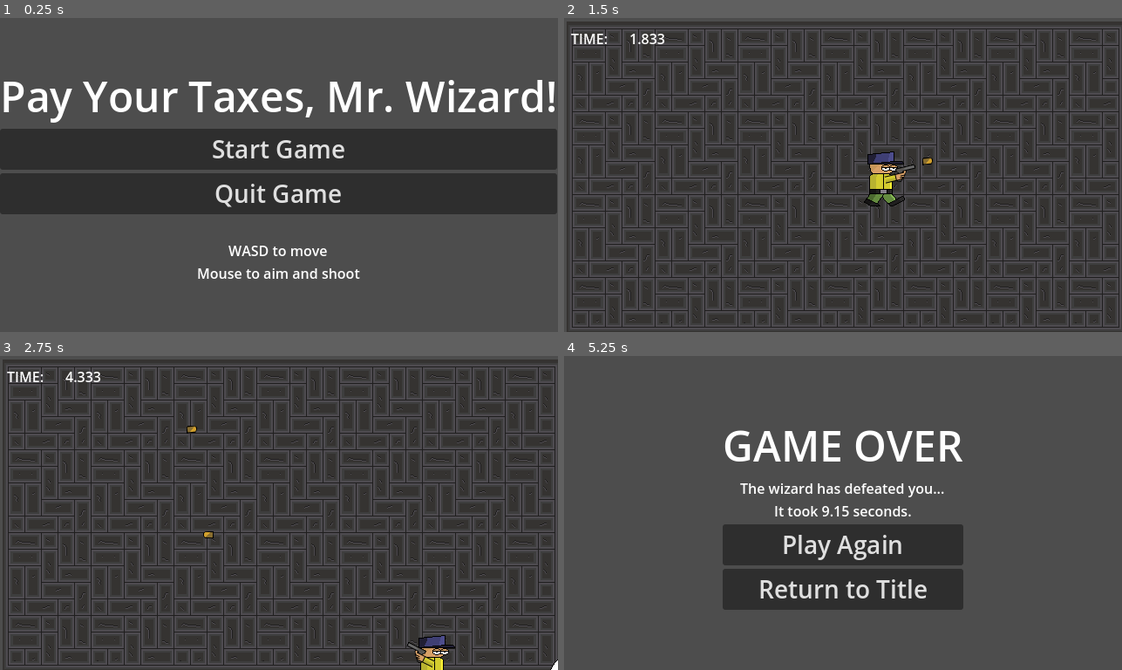
Above: before the commit, frames 1-4 (two rows, left to right).
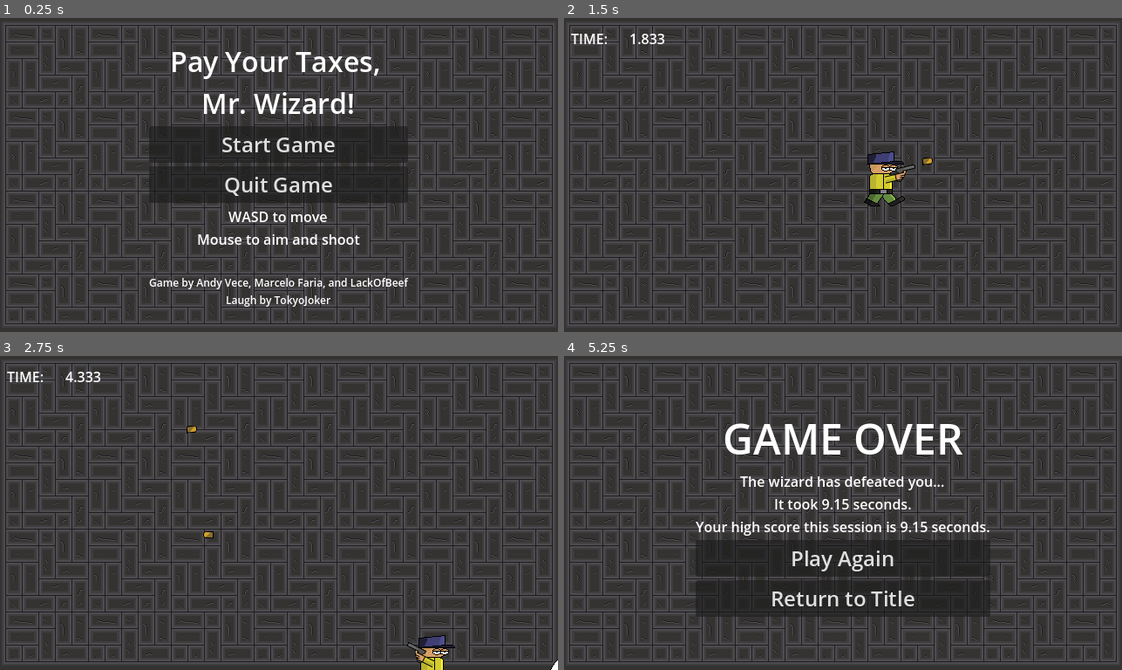
Above: after the commit, the same moments.

Repository: BriarLeaves/gun-wizard-loop-game
Game: Godot game, scene res://start_menu.tscn
Two runs of this game, one before a commit and one after it. Both use one fixed random seed, a clock stepped at 60 frames per second and the inputs below. Sound files missing from this copy of the repository are replaced by a short silence.
Inputs (mouse positions are in pixels of both pictures, inside the frame that each line leads up to):
- Up to frame 1 (0.25 s): no input
- Up to frame 2 (1.5 s): click "Start Game" at 0.5 s; tap Enter at 1.25 s; move the mouse to (965, 159) at 1.27 s; hold D (move_right) from 1.28 s (still down); click (965, 159) at 1.35 s
- Up to frame 3 (2.75 s): move the mouse to (167, 528) at 2.02 s; release D (move_right) at 2.03 s; hold S (move_down) from 2.03 s (still down); click (167, 528) at 2.1 s
- Up to frame 4 (5.25 s): move the mouse to (898, 443) at 2.77 s; release S (move_down) at 2.78 s; hold D (move_right) 2.78-3.53 s; click (898, 443) at 2.85 s; move the mouse to (815, 575) at 3.52 s; hold W (move_up) 3.53-4.28 s; click (815, 575) at 3.6 s; move the mouse to (1010, 560) at 4.27 s; hold A (move_left) from 4.28 s (still down); click (1010, 560) at 4.35 s; move the mouse to (675, 465) at 5.02 s; click (675, 465) at 5.1 s

The runs differ from the first frame. In frame 1, 44% of the frame differs, in the area x 0-100%, y 0-100%; in frame 2, 34%; in frame 3, 34%; in frame 4, 47%.

Commit message:
Added a high score marker. Polished menus.

Diff:
--- a/gun-wizard-loop-game/game_manager.gd
+++ b/gun-wizard-loop-game/game_manager.gd
@@ -10,6 +10,8 @@
 func _process(delta):
 	if game_is_running:
 		time_in_game += delta
+		if time_in_game > high_score:
+			high_score = time_in_game
 	if Input.is_action_just_pressed("toggle_fullscreen"):
 		var window_mode = DisplayServer.window_get_mode()
 		if window_mode != DisplayServer.WINDOW_MODE_FULLSCREEN:
--- a/gun-wizard-loop-game/game_over.tscn
+++ b/gun-wizard-loop-game/game_over.tscn
@@ -1,6 +1,7 @@
-[gd_scene load_steps=3 format=3 uid="uid://dauv10f6qdr2v"]
+[gd_scene load_steps=4 format=3 uid="uid://dauv10f6qdr2v"]
 
 [ext_resource type="Script" uid="uid://b1hqkwhwpgyti" path="res://start_menu.gd" id="1_y26ei"]
+[ext_resource type="Texture2D" uid="uid://7ttkje3iw6fn" path="res://Assets/floor.png" id="2_yxx3c"]
 
 [sub_resource type="LabelSettings" id="LabelSettings_ndybt"]
 font_size = 48
@@ -13,6 +14,13 @@
 grow_horizontal = 2
 grow_vertical = 2
 script = ExtResource("1_y26ei")
+
+[node name="TextureRect" type="TextureRect" parent="."]
+modulate = Color(0.593134, 0.593134, 0.593134, 1)
+layout_mode = 0
+offset_right = 640.0
+offset_bottom = 360.0
+texture = ExtResource("2_yxx3c")
 
 [node name="MarginContainer" type="MarginContainer" parent="."]
 layout_mode = 1
@@ -27,11 +35,13 @@
 
 [node name="VBoxContainer" type="VBoxContainer" parent="MarginContainer/CenterContainer"]
 layout_mode = 2
+alignment = 1
 
 [node name="Label" type="Label" parent="MarginContainer/CenterContainer/VBoxContainer"]
 layout_mode = 2
 text = "GAME OVER"
 label_settings = SubResource("LabelSettings_ndybt")
+horizontal_alignment = 1
 
 [node name="DefeatMessage" type="Label" parent="MarginContainer/CenterContainer/VBoxContainer"]
 layout_mode = 2
@@ -42,12 +52,12 @@
 
 [node name="StartGame" type="Button" parent="MarginContainer/CenterContainer/VBoxContainer"]
 layout_mode = 2
-theme_override_font_sizes/font_size = 28
+theme_override_font_sizes/font_size = 24
 text = "Play Again"
 
 [node name="ReturnToTitle" type="Button" parent="MarginContainer/CenterContainer/VBoxContainer"]
 layout_mode = 2
-theme_override_font_sizes/font_size = 28
+theme_override_font_sizes/font_size = 24
 text = "Return to Title"
 
 [connection signal="pressed" from="MarginContainer/CenterContainer/VBoxContainer/StartGame" to="." method="_on_start_game_pressed"]
--- a/gun-wizard-loop-game/room.tscn
+++ b/gun-wizard-loop-game/room.tscn
@@ -25,7 +25,7 @@
 
 [node name="Floor" type="Sprite2D" parent="."]
 modulate = Color(0.593134, 0.593134, 0.593134, 1)
-position = Vector2(323, 184)
+position = Vector2(320, 180)
 texture = ExtResource("5_01y1d")
 
 [node name="Player" parent="." instance=ExtResource("1_88gup")]
--- a/gun-wizard-loop-game/start_menu.gd
+++ b/gun-wizard-loop-game/start_menu.gd
@@ -5,6 +5,7 @@
 	defeat_message = get_node_or_null("MarginContainer/CenterContainer/VBoxContainer/DefeatMessage")
 	if defeat_message != null:
 		defeat_message.text = "The wizard has defeated you...\nIt took %s seconds." % (roundf(GameManager.time_in_game * 1000) / 1000)
+		defeat_message.text += "\nYour high score this session is %s seconds." % (roundf(GameManager.high_score * 1000) / 1000)
 
 func _on_start_game_pressed():
 	get_tree().change_scene_to_file("res://room.tscn")
--- a/gun-wizard-loop-game/start_menu.tscn
+++ b/gun-wizard-loop-game/start_menu.tscn
@@ -1,9 +1,10 @@
-[gd_scene load_steps=3 format=3 uid="uid://dakfbjfrq7y0b"]
+[gd_scene load_steps=4 format=3 uid="uid://dakfbjfrq7y0b"]
 
 [ext_resource type="Script" uid="uid://b1hqkwhwpgyti" path="res://start_menu.gd" id="1_jwbto"]
+[ext_resource type="Texture2D" uid="uid://7ttkje3iw6fn" path="res://Assets/floor.png" id="2_ia0g5"]
 
 [sub_resource type="LabelSettings" id="LabelSettings_ndybt"]
-font_size = 48
+font_size = 32
 
 [node name="StartMenu" type="Control"]
 layout_mode = 3
@@ -13,6 +14,13 @@
 grow_horizontal = 2
 grow_vertical = 2
 script = ExtResource("1_jwbto")
+
+[node name="TextureRect" type="TextureRect" parent="."]
+modulate = Color(0.593134, 0.593134, 0.593134, 1)
+layout_mode = 0
+offset_right = 640.0
+offset_bottom = 360.0
+texture = ExtResource("2_ia0g5")
 
 [node name="MarginContainer" type="MarginContainer" parent="."]
 layout_mode = 1
@@ -30,25 +38,34 @@
 
 [node name="Label" type="Label" parent="MarginContainer/CenterContainer/VBoxContainer"]
 layout_mode = 2
-text = "Pay Your Taxes, Mr. Wizard!"
+text = "Pay Your Taxes,
+Mr. Wizard!"
 label_settings = SubResource("LabelSettings_ndybt")
+horizontal_alignment = 1
 
 [node name="StartGame" type="Button" parent="MarginContainer/CenterContainer/VBoxContainer"]
 layout_mode = 2
-theme_override_font_sizes/font_size = 28
+theme_override_font_sizes/font_size = 24
 text = "Start Game"
 
 [node name="QuitGame" type="Button" parent="MarginContainer/CenterContainer/VBoxContainer"]
 layout_mode = 2
-theme_override_font_sizes/font_size = 28
+theme_override_font_sizes/font_size = 24
 text = "Quit Game"
 
 [node name="Label2" type="Label" parent="MarginContainer/CenterContainer/VBoxContainer"]
 layout_mode = 2
 theme_override_font_sizes/font_size = 16
-text = "
-WASD to move
-Mouse to aim and shoot"
+text = "WASD to move
+Mouse to aim and shoot
+"
+horizontal_alignment = 1
+
+[node name="Label3" type="Label" parent="MarginContainer/CenterContainer/VBoxContainer"]
+layout_mode = 2
+theme_override_font_sizes/font_size = 12
+text = "Game by Andy Vece, Marcelo Faria, and LackOfBeef
+Laugh by TokyoJoker"
 horizontal_alignment = 1
 
 [connection signal="pressed" from="MarginContainer/CenterContainer/VBoxContainer/StartGame" to="." method="_on_start_game_pressed"]
